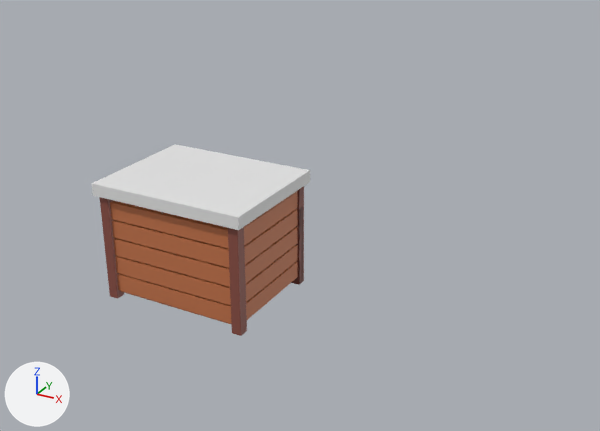
An edit to the Blender file Casa/Casa.blend, drawn before and after from the same camera.
Camera for both pictures: a camera (50 mm lens) standing at (59.0, -69.6, 44.7) and looking at (14.0, 12.1, 3.8). Every picture has the same lights, and +X, +Y and +Z are marked at lower left.

Before the edit, the objects in view are built like this:
```python
ob_cube = bpy.data.objects.new('Cube', me_cube_002)
ob_cube.location = (8.5, 0.0, 11.2)
ob_cube.scale = (9.34, 7.43, -0.695)
ob_wooden_wall_001 = bpy.data.objects.new('Wooden Wall.001', me_cubo_002)
ob_wooden_wall_001.location = (10.4, 6.4, 0.0)
ob_wooden_wall_001.rotation_euler = (0.0, 0.0, -1.571)  # degrees (0, 0, -90)
ob_wooden_wall_001.scale = (0.279, 5.99, 1.0)
ob_wooden_wall_002 = bpy.data.objects.new('Wooden Wall.002', me_cubo_003)
ob_wooden_wall_002.location = (16.9, 0.0, 0.0)
ob_wooden_wall_002.rotation_euler = (0.0, 0.0, -3.142)  # degrees (0, 0, -180)
ob_wooden_wall_002.scale = (0.279, 5.99, 1.0)
ob_wooden_wall_003 = bpy.data.objects.new('Wooden Wall.003', me_cubo_004)
ob_wooden_wall_003.location = (10.4, 6.4, 0.0)
ob_wooden_wall_003.rotation_euler = (0.0, 0.0, -1.571)  # degrees (0, 0, -90)
ob_wooden_wall_003.scale = (0.279, 5.99, 1.0)
ob_wooden_wall_004 = bpy.data.objects.new('Wooden Wall.004', me_cubo_006)
ob_wooden_wall_004.location = (6.7, -6.4, 0.0)
ob_wooden_wall_004.rotation_euler = (0.0, 0.0, 1.571)  # degrees (0, 0, 90)
ob_wooden_wall_004.scale = (0.279, 5.99, 1.0)
```
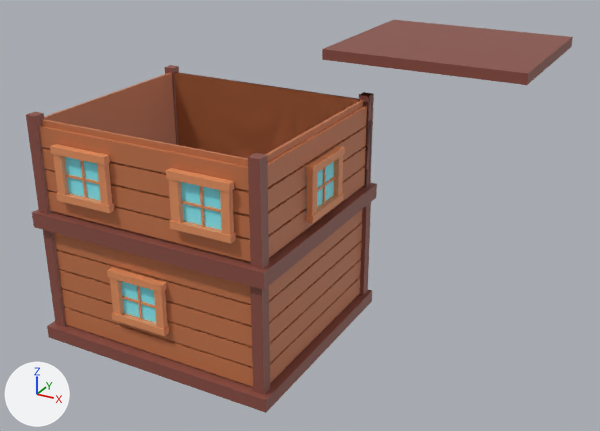
Where the newer file only moved an object's origin or applied its transform, the numbers keep the older frame.

Boxes (x1, y1, x2, y2) around the edits, measured in the pictures (600 x 431 px; the box of a moved part takes in the faces that stretch with it):
'Wooden Wall.004', reshaped, moved (59% wider, 22% taller): before (100, 197, 232, 325); after (43, 230, 253, 387)
'Cube', recoloured, mesh rescaled: before (91, 144, 310, 230); after (32, 183, 377, 289)
'Wooden Wall.002', reshaped, moved (59% wider, 27% taller): before (228, 191, 298, 336); after (250, 210, 362, 395)
'Wooden Wall.009', added (brown): after (26, 112, 251, 262)
'Wooden Wall.008', added (brown): after (174, 72, 374, 188)
'Cube.002', added (brown): after (322, 20, 573, 85)
'Wooden Wall.007', added (brown): after (248, 100, 367, 269)
'Cube.001', added (brown): after (47, 290, 372, 413)
'Wooden Wall.005', added (brown): after (44, 65, 179, 145)
'Cube.014', added: after (166, 168, 236, 243)
'Cube.013', added: after (50, 144, 114, 213)
'Cube.016', added: after (107, 267, 169, 336)
'Cube.003', added: after (306, 146, 345, 223)
'Wooden Wall.003', moved (not visible before): after (359, 202, 371, 295)
'Wooden Wall.001', deleted (brown): before (291, 186, 304, 285)
part 1 of me_cubo_006, moved or reshaped: before (110, 200, 232, 325); after (54, 233, 253, 387)
part 3 of me_cubo_003, moved or reshaped: before (244, 191, 298, 320); after (269, 210, 362, 383)

The change, as a diff of the scene's bpy script:
```diff
--- a/Casa/Casa.blend.py
+++ b/Casa/Casa.blend.py
@@ me_cubo_003 @@
 me_cubo_003.from_pydata(...)  # 76 vertices, 62 faces; spans x -2.07..2.07, y -1.06..1.16, z -1.97..10.89
 # used by ob_wooden_wall_002; location = (16.9, 0.0, 0.0); rotation_euler = (0.0, 0.0, -3.142), in degrees (0, 0, -180); scale = (0.279, 5.99, 1.0)
+# me_cubo_003 part 3: all 44 vertices in x -1.0..1.49, y -1.06..-1.0, z -1.41..10.36 are moved by (0.0, -1.46, 0.0)
 me_cubo_003.materials.append(mat_wood_plank)
@@ me_cubo_006 @@
 me_cubo_006.from_pydata(...)  # 78 vertices, 63 faces; spans x -2.07..2.07, y -1.71..1.16, z -1.97..10.89
 # used by ob_wooden_wall_004; location = (6.7, -6.4, 0.0); rotation_euler = (0.0, 0.0, 1.571), in degrees (0, 0, 90); scale = (0.279, 5.99, 1.0)
+# me_cubo_006 part 1: all 46 vertices in x -1.0..1.49, y -1.71..-1.66, z -1.41..10.36 are moved by (0.0, -1.37, 0.0)
 me_cubo_006.materials.append(mat_wood_plank)
@@ me_cube_002 @@
 me_cube_002.from_pydata(...)  # 8 vertices, 6 faces; spans x -1.0..1.0, y -1.0..1.0, z -1.0..1.0
 # used by ob_cube; location = (8.5, 0.0, 11.2); scale = (9.34, 7.43, -0.695)
+# me_cube_002 part 2: the whole mesh is scaled about its middle by (1.43, 1.58, 1.16), then moved by (0.43, -0.58, 0.28)
+me_cube_002.materials.append(mat_wooden_pole)  # brown #8b4f44
@@ ob_wooden_wall_001 @@
-ob_wooden_wall_001 = bpy.data.objects.new('Wooden Wall.001', me_cubo_002)
@@ ob_wooden_wall_002 @@
 ob_wooden_wall_002 = bpy.data.objects.new('Wooden Wall.002', me_cubo_003)
-ob_wooden_wall_002.location = (16.9, 0.0, 0.0)
+ob_wooden_wall_002.location = (24.9, -8.6, 0.0)
 ob_wooden_wall_002.rotation_euler = (0.0, 0.0, -3.142)  # degrees (0, 0, -180)
@@ ob_wooden_wall_003 @@
 ob_wooden_wall_003 = bpy.data.objects.new('Wooden Wall.003', me_cubo_004)
-ob_wooden_wall_003.location = (10.4, 6.4, 0.0)
+ob_wooden_wall_003.location = (18.6, 6.4, 0.0)
 ob_wooden_wall_003.rotation_euler = (0.0, 0.0, -1.571)  # degrees (0, 0, -90)
@@ ob_wooden_wall_004 @@
 ob_wooden_wall_004 = bpy.data.objects.new('Wooden Wall.004', me_cubo_006)
-ob_wooden_wall_004.location = (6.7, -6.4, 0.0)
+ob_wooden_wall_004.location = (6.7, -14.9, 0.0)
 ob_wooden_wall_004.rotation_euler = (0.0, 0.0, 1.571)  # degrees (0, 0, 90)
@@ ob_cube_014 @@
+ob_cube_014 = bpy.data.objects.new('Cube.014', me_cube_026)  # 56 vertices, 42 faces; spans x -4.3..2.3, y -1.1..1.1, z -32.0..31.4; in mat_wooden_window (orange #e79361), mat_glass (cyan #87f3ff)
+ob_cube_014.location = (19.6, -15.6, 16.7)
+ob_cube_014.rotation_euler = (1.571, 0.0, 1.571)  # degrees (90, 0, 90)
+ob_cube_014.scale = (0.133, -2.55, 0.103)
@@ ob_cube_016 @@
+ob_cube_016 = bpy.data.objects.new('Cube.016', me_cube_026.copy())
+ob_cube_016.location = (11.5, -15.4, 4.9)
+ob_cube_016.rotation_euler = (1.571, 0.0, 1.571)  # degrees (90, 0, 90)
+ob_cube_016.scale = (0.133, -2.55, 0.103)
@@ ob_cube_013 @@
+ob_cube_013 = bpy.data.objects.new('Cube.013', me_cube_026.copy())
+ob_cube_013.location = (6.2, -15.6, 16.7)
+ob_cube_013.rotation_euler = (1.571, 0.0, 1.571)  # degrees (90, 0, 90)
+ob_cube_013.scale = (0.133, -2.55, 0.103)
@@ ob_cube_003 @@
+ob_cube_003 = bpy.data.objects.new('Cube.003', me_cube_011)  # 56 vertices, 42 faces; spans x -4.3..2.2, y -1.1..1.1, z -31.8..31.4; in mat_wooden_window (orange #e79361), mat_glass (cyan #87f3ff)
+ob_cube_003.location = (25.6, -4.3, 15.9)
+ob_cube_003.rotation_euler = (1.571, 0.0, 3.142)  # degrees (90, 0, 180)
+ob_cube_003.scale = (0.133, -2.55, 0.103)
@@ ob_cube_002 @@
+ob_cube_002 = bpy.data.objects.new('Cube.002', me_cube_003)  # a box spanning x -1.0..1.87, y -2.17..1.0, z -1.0..1.0; in mat_wooden_pole (brown #8b4f44)
+ob_cube_002.location = (18.9, 42.3, 20.3)
+ob_cube_002.scale = (9.34, 7.43, -0.695)
@@ ob_wooden_wall_009 @@
+ob_wooden_wall_009 = bpy.data.objects.new('Wooden Wall.009', me_cubo_009)  # 66 vertices, 53 faces; spans x -33.14..-29.0, y -3.07..1.16, z 0.29..10.89; in mat_wood_plank (orange #c4744a), mat_wooden_pole (brown #8b4f44)
+ob_wooden_wall_009.location = (6.7, -6.4, 10.9)
+ob_wooden_wall_009.rotation_euler = (0.0, 0.0, 1.571)  # degrees (0, 0, 90)
+ob_wooden_wall_009.scale = (0.279, 5.99, 1.0)
@@ ob_wooden_wall_008 @@
+ob_wooden_wall_008 = bpy.data.objects.new('Wooden Wall.008', me_cubo_008)  # 66 vertices, 53 faces; spans x -2.07..2.07, y -1.71..2.51, z 0.29..10.89; in mat_wood_plank (orange #c4744a), mat_wooden_pole (brown #8b4f44)
+ob_wooden_wall_008.location = (10.4, 6.4, 10.9)
+ob_wooden_wall_008.rotation_euler = (0.0, 0.0, -1.571)  # degrees (0, 0, -90)
+ob_wooden_wall_008.scale = (0.279, 5.99, 1.0)
@@ ob_wooden_wall_007 @@
+ob_wooden_wall_007 = bpy.data.objects.new('Wooden Wall.007', me_cubo_007)  # 64 vertices, 52 faces; spans x -31.18..-27.04, y -1.06..2.6, z 0.29..10.89; in mat_wood_plank (orange #c4744a), mat_wooden_pole (brown #8b4f44)
+ob_wooden_wall_007.location = (16.9, 0.0, 10.9)
+ob_wooden_wall_007.rotation_euler = (0.0, 0.0, -3.142)  # degrees (0, 0, -180)
+ob_wooden_wall_007.scale = (0.279, 5.99, 1.0)
@@ ob_wooden_wall_005 @@
+ob_wooden_wall_005 = bpy.data.objects.new('Wooden Wall.005', me_cubo_001)  # 64 vertices, 52 faces; spans x -2.07..2.07, y -2.51..1.16, z 0.29..10.89; in mat_wood_plank (orange #c4744a), mat_wooden_pole (brown #8b4f44)
+ob_wooden_wall_005.location = (0.3, 0.0, 10.9)
+ob_wooden_wall_005.scale = (0.279, 5.99, 1.0)
@@ ob_cube_001 @@
+ob_cube_001 = bpy.data.objects.new('Cube.001', me_cube_001)  # a box spanning x -1.87..1.0, y -2.17..1.0, z -1.0..1.0; in mat_wooden_pole (brown #8b4f44)
+ob_cube_001.location = (16.7, -0.1, -1.9)
+ob_cube_001.scale = (9.34, 7.43, -0.695)
```
